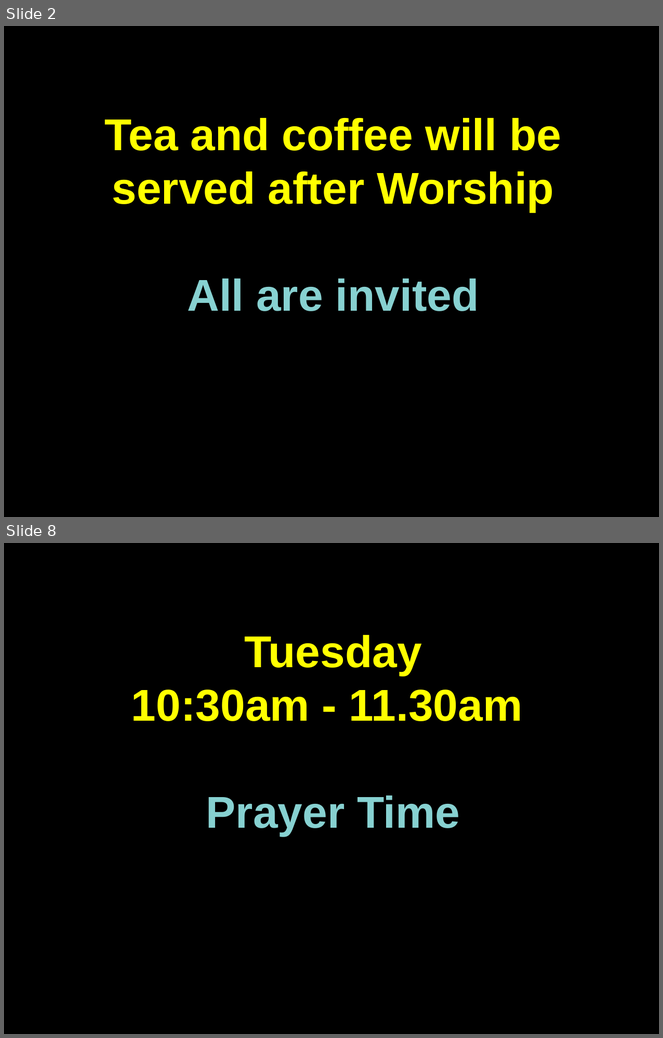
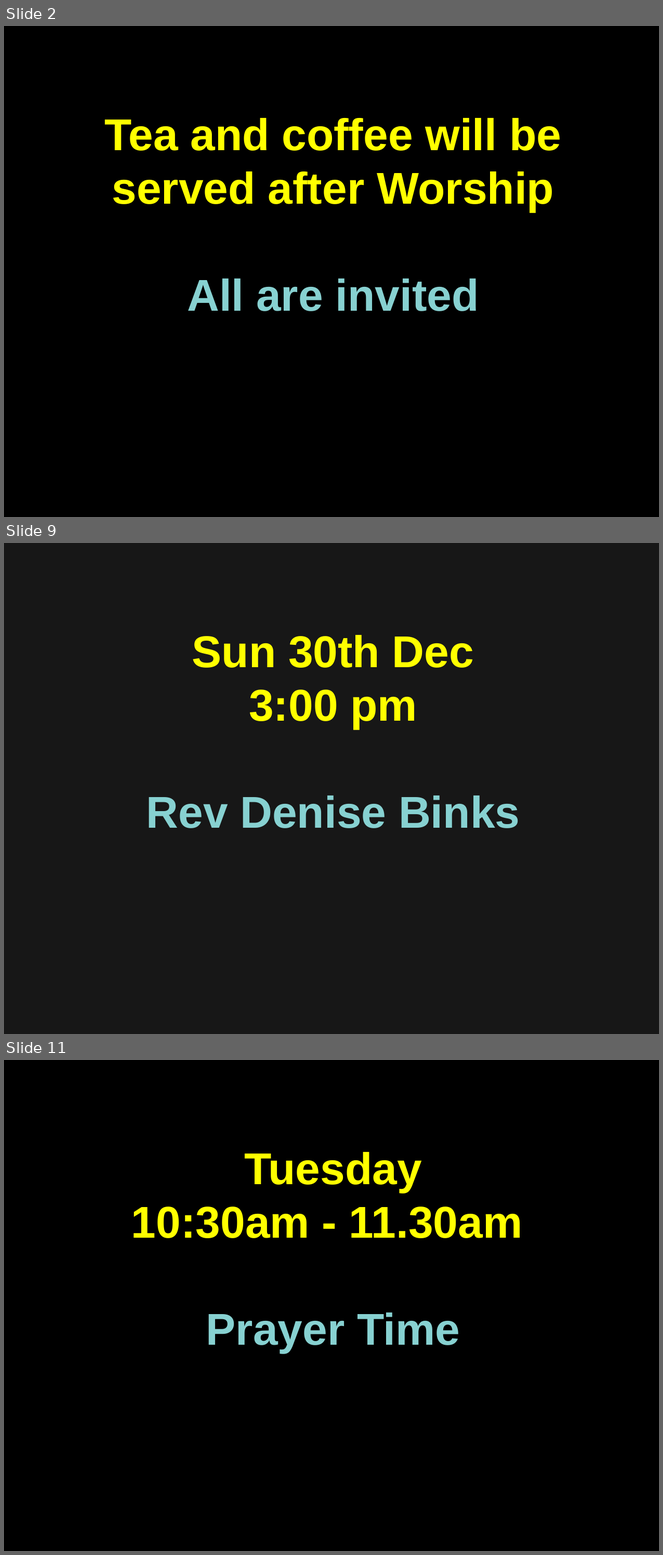
Before and after one commit to martinforsyth/bsuc-audio-visual, a slide deck: resources/presentations/impress/welcome.dark.background.odp. Shown one above the other, each under a label of ours: slides 2 and 8 before the commit, slides 2, 9 and 11 after it; the slides between them are not shown. The pictures are 663x1038 and 663x1555 pixels, drawn with LibreOffice and Linux fonts; fonts in the diff are those of the drawing. Boxes give left, top, right and bottom in pixels: in the first picture for what was removed or moved away, otherwise in the second. Text is boxed around its words. In the diff, an @@ line names an element or a change of style, - is before the commit and + after.

```diff
--- a/resources/presentations/impress/welcome.dark.background.odp
+++ b/resources/presentations/impress/welcome.dark.background.odp
@@ slide 9 added at bbox=[4, 543, 659, 1034], background #171717 @@
@@ text added at bbox=[146, 635, 520, 828], 54 pt, text #FFFF00, bold @@
+Sun 30th Dec
+3:00 pm
+Rev Denise Binks
@@ what was slide 8 is now slide 11 @@
```
Also in this commit, not shown: 4 slides changed, 2 other slides added.
